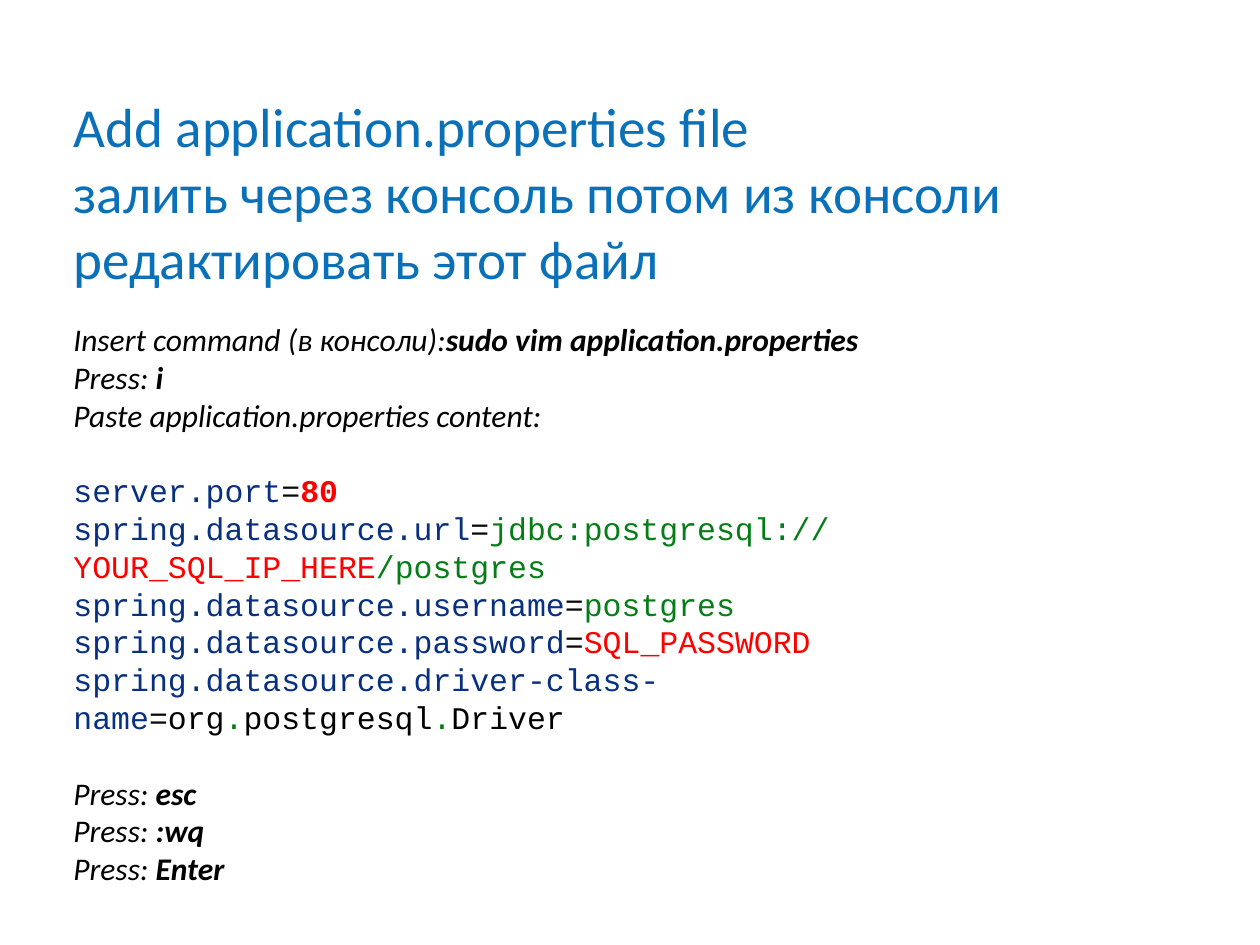
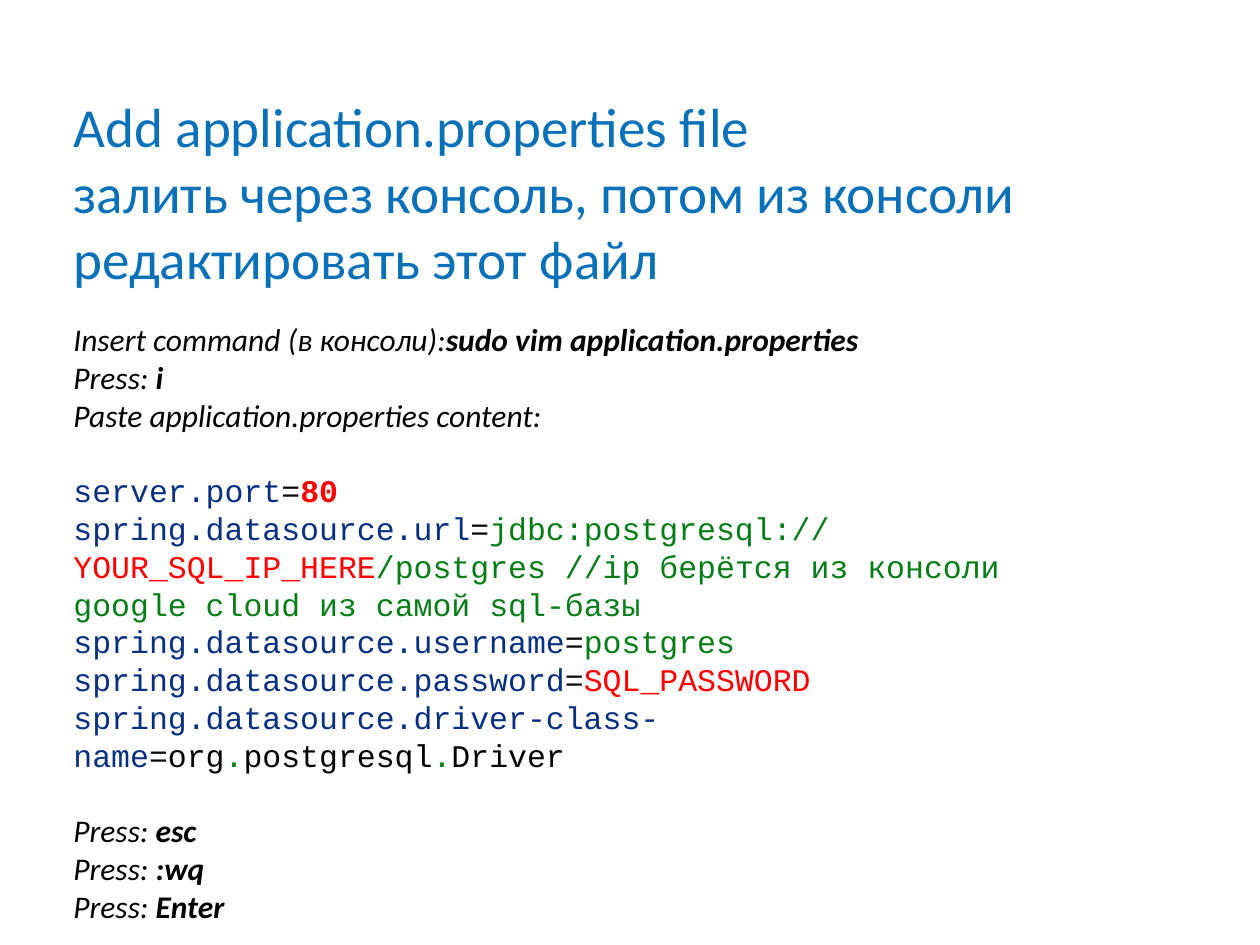
Before and after one commit to mitka0260/BCSlessons, a slide deck: slide 14 of src/main/java/ee/bcs/java/lectures/Loeng47 - Google-Cloud-Deploy.pptx. Drawn at 1260x945 pixels with LibreOffice and Linux fonts; fonts in the diff are those of the drawing; background and template pictures are left out. Boxes give left, top, right and bottom in pixels: in the first picture for what was removed or moved away, otherwise in the second. Text is boxed around its words. In the diff, an @@ line names an element or a change of style, - is before the commit and + after.

```diff
--- a/src/main/java/ee/bcs/java/lectures/Loeng47 - Google-Cloud-Deploy.pptx
+++ b/src/main/java/ee/bcs/java/lectures/Loeng47 - Google-Cloud-Deploy.pptx
@@ title at [74,108,1014,288]: text changed @@
-Add application.properties file
-залить через консоль потом из консоли редактировать этот файл
+Add application.properties file
+залить через консоль, потом из консоли редактировать этот файл
@@ text at [73,481,999,774]: text changed @@
-server.port=80
-spring.datasource.url=jdbc:postgresql://YOUR_SQL_IP_HERE/postgres
-spring.datasource.username=postgres
-spring.datasource.password=SQL_PASSWORD
-spring.datasource.driver-class-name=org.postgresql.Driver
+server.port=80
+spring.datasource.url=jdbc:postgresql://YOUR_SQL_IP_HERE/postgres //ip берётся из консоли google cloud из самой sql-базы
+spring.datasource.username=postgres
+spring.datasource.password=SQL_PASSWORD
+spring.datasource.driver-class-name=org.postgresql.Driver
```
Also in this commit, not shown: 1 other slide changed, 1 other file.
